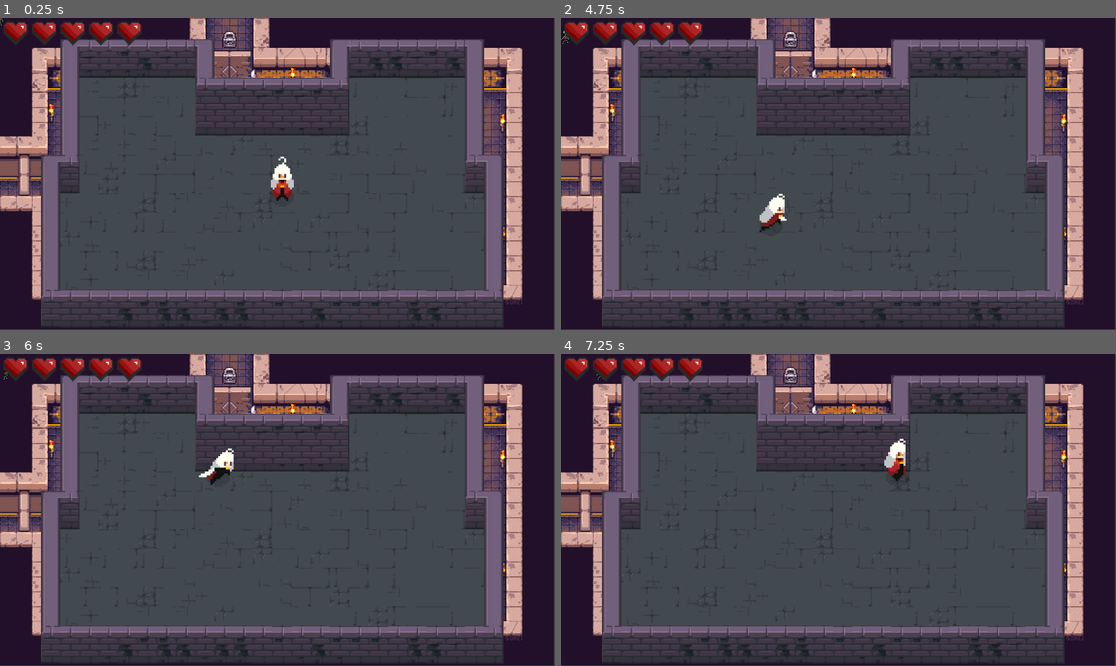
Above: before the commit, frames 1-4 (two rows, left to right).
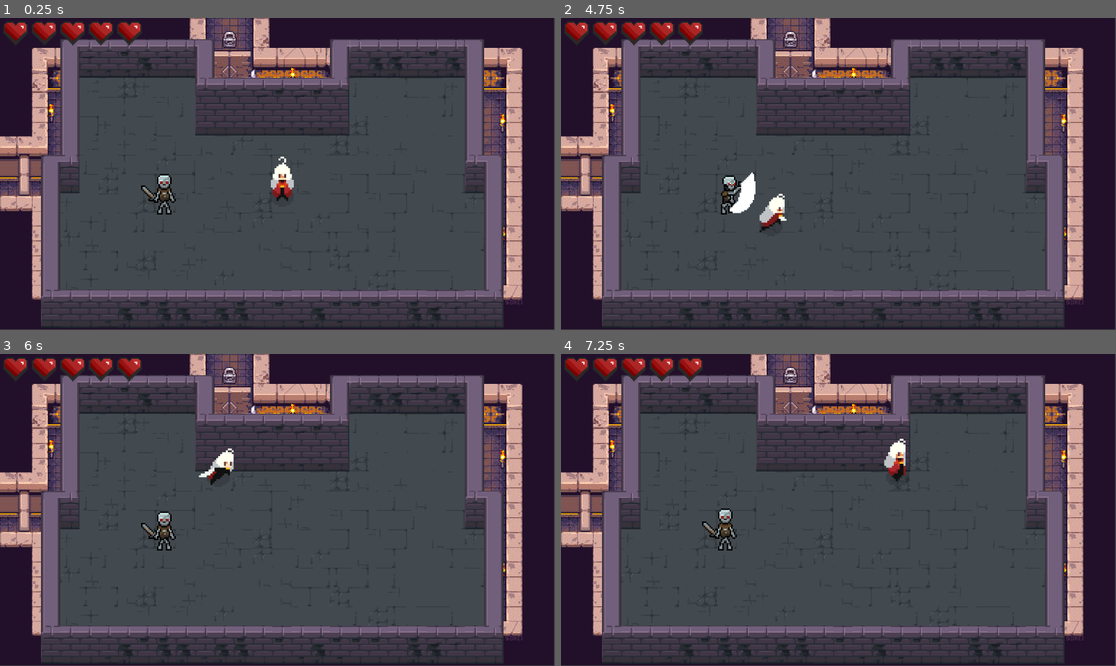
Above: after the commit, the same moments.

Repository: GuusOomen/Arcane-Dungeons-Trials-of-the-Elements
Game: Godot game, scene res://main.tscn
The game is run twice, just before and just after one commit, with the same random seed, the same clock (stepped at 60 frames per second) and the same inputs.
Inputs (mouse positions are in pixels of both pictures, inside the frame that each line leads up to):
- Up to frame 1 (0.25 s): no input
- Up to frame 2 (4.75 s): move the mouse to (810, 236) at 0.52 s; hold W (up) 0.53-2.03 s; tap Space (attack) at 0.6, 2.3, 2.85, 4.55 s; tap Ctrl (dash) at 0.8, 1.35, 3.05, 4.35 s; move the mouse to (1005, 220) at 1.27 s; tap Shift (roll) at 1.55, 2.1, 3.8 s; move the mouse to (672, 127) at 2.02 s; hold A (left) 2.03-3.53 s; move the mouse to (866, 174) at 2.77 s; move the mouse to (755, 96) at 3.52 s; hold S (down) 3.53-4.28 s; click (755, 96) at 3.6 s; move the mouse to (960, 158) at 4.27 s; hold D (right) from 4.28 s (still down)
- Up to frame 3 (6 s): move the mouse to (166, 525) at 5.02 s; release D (right) at 5.03 s; hold W (up) 5.03-5.78 s; tap Shift (roll) at 5.1 s; tap Ctrl (dash) at 5.3 s; move the mouse to (333, 441) at 5.77 s; hold D (right) from 5.78 s (still down); tap Space (attack) at 5.85 s
- Up to frame 4 (7.25 s): keep holding D (right); tap Shift (roll) at 6.05 s; move the mouse to (810, 572) at 6.52 s; tap Ctrl (dash) at 6.6 s; tap Space (attack) at 6.8 s

The runs differ from the first frame. In frame 1, 0.4% of the frame differs, in the area x 0-32%, y 0-64%; in frame 2, 0.6%, in the area x 0-36%, y 4-64%; in frame 3, 0.4%; in frame 4, 0.4%.

Commit message:
skeleton attacks when player gets in range

Diff:
--- a/Main_character.tscn
+++ b/Main_character.tscn
@@ -1329,7 +1329,7 @@
 radius = 5.0
 height = 20.0
 
-[node name="CharacterBody2D" type="CharacterBody2D"]
+[node name="CharacterBody2D" type="CharacterBody2D" groups=["player"]]
 motion_mode = 1
 script = ExtResource("1_neyl5")
 projectile_scene = ExtResource("2_30pio")
--- a/Skeleton.tscn
+++ b/Skeleton.tscn
@@ -1024,6 +1024,19 @@
 "speed": 10.0
 }]
 
+[sub_resource type="RectangleShape2D" id="RectangleShape2D_mvxap"]
+resource_local_to_scene = true
+size = Vector2(16, 10)
+
+[sub_resource type="RectangleShape2D" id="RectangleShape2D_4tmt0"]
+size = Vector2(16, 10)
+
+[sub_resource type="RectangleShape2D" id="RectangleShape2D_yy4wu"]
+size = Vector2(12, 30)
+
+[sub_resource type="RectangleShape2D" id="RectangleShape2D_awidb"]
+size = Vector2(12, 30)
+
 [node name="Skeleton" type="CharacterBody2D"]
 script = ExtResource("1_bwphp")
 
@@ -1035,3 +1048,42 @@
 sprite_frames = SubResource("SpriteFrames_wougq")
 animation = &"Front-Attack"
 autoplay = "Front-Idle"
+frame = 7
+frame_progress = 1.0
+
+[node name="Front-Detect" type="Area2D" parent="."]
+
+[node name="CollisionShape2D" type="CollisionShape2D" parent="Front-Detect"]
+position = Vector2(0, 22)
+shape = SubResource("RectangleShape2D_mvxap")
+
+[node name="Back-Detect" type="Area2D" parent="."]
+
+[node name="CollisionShape2D" type="CollisionShape2D" parent="Back-Detect"]
+position = Vector2(0, -18)
+shape = SubResource("RectangleShape2D_4tmt0")
+
+[node name="Right-Detect" type="Area2D" parent="."]
+
+[node name="CollisionShape2D" type="CollisionShape2D" parent="Right-Detect"]
+position = Vector2(14, 2)
+shape = SubResource("RectangleShape2D_yy4wu")
+
+[node name="Left-Detect" type="Area2D" parent="."]
+
+[node name="CollisionShape2D" type="CollisionShape2D" parent="Left-Detect"]
+position = Vector2(-14, 2)
+shape = SubResource("RectangleShape2D_awidb")
+
+[node name="AttackTimer" type="Timer" parent="."]
+wait_time = 0.875
+
+[connection signal="body_entered" from="Front-Detect" to="." method="_on_detect_body_entered" binds= ["Front"]]
+[connection signal="body_exited" from="Front-Detect" to="." method="_on_detect_body_exited" binds= ["Front"]]
+[connection signal="body_entered" from="Back-Detect" to="." method="_on_detect_body_entered" binds= ["Back"]]
+[connection signal="body_exited" from="Back-Detect" to="." method="_on_detect_body_exited" binds= ["Back"]]
+[connection signal="body_entered" from="Right-Detect" to="." method="_on_detect_body_entered" binds= ["Right"]]
+[connection signal="body_exited" from="Right-Detect" to="." method="_on_detect_body_exited" binds= ["Right"]]
+[connection signal="body_entered" from="Left-Detect" to="." method="_on_detect_body_entered" binds= ["Left"]]
+[connection signal="body_exited" from="Left-Detect" to="." method="_on_detect_body_exited" binds= ["Left"]]
+[connection signal="timeout" from="AttackTimer" to="." method="_on_attack_timer_timeout"]
--- a/main.tscn
+++ b/main.tscn
@@ -14,7 +14,8 @@
 offset_bottom = 647.0
 texture = ExtResource("1_1ifyt")
 
-[node name="CharacterBody2D" parent="." instance=ExtResource("2_pqbwu")]
+[node name="Player" parent="." instance=ExtResource("2_pqbwu")]
+unique_name_in_owner = true
 position = Vector2(586, 328)
 scale = Vector2(4, 4)
 
@@ -25,3 +26,5 @@
 [node name="HUD" parent="." instance=ExtResource("4_ybfnr")]
 
 [node name="Skeleton" parent="." instance=ExtResource("5_yorsj")]
+position = Vector2(341, 357)
+scale = Vector2(3, 3)
--- a/skeleton.gd
+++ b/skeleton.gd
@@ -7,62 +7,70 @@
 
 # Variables to track states
 var is_attacking = false
-var attack_timer = 0.0
+var attack_timeout = 0.0
 var current_direction = "Front"  # Track direction for animation ("Front", "Back", "Right", "Left")
-var attack_direction = ""  # Track direction for attack ("up", "down", "left", "right")
+var attack_direction = null
+var player_loc = []
 
 @onready var animation_player = $AnimatedSprite2D
-
-func get_input():
-	var input_direction = Input.get_vector("left", "right", "up", "down")
-	velocity = input_direction * SPEED
+@onready var attack_timer = $AttackTimer
+@onready var player = %Player
 
 func _physics_process(delta: float) -> void:
-	# Handle movement input in four directions
-	var input_vector = Vector2(
-		Input.get_action_strength("right") - Input.get_action_strength("left"),
-		Input.get_action_strength("down") - Input.get_action_strength("up")
-	).normalized()
+	## Determine the character's facing direction based on input
+	#if input_vector.x < 0 and !is_attacking:
+		#current_direction = "Left"
+	#elif input_vector.x > 0 and !is_attacking:
+		#current_direction = "Right"
+	#elif input_vector.y < 0 and !is_attacking:
+		#current_direction = "Back"
+	#elif input_vector.y > 0 and !is_attacking:
+		#current_direction = "Front"
+	if is_attacking:
+		#velocity = input_vector * 0
+		attack_timeout -= delta
 
-	# Determine the character's facing direction based on input
-	if input_vector.x < 0 and !is_attacking:
-		current_direction = "Left"
-	elif input_vector.x > 0 and !is_attacking:
-		current_direction = "Right"
-	elif input_vector.y < 0 and !is_attacking:
-		current_direction = "Back"
-	elif input_vector.y > 0 and !is_attacking:
-		current_direction = "Front"
-
-	if is_attacking:
-		velocity = input_vector * 0
-		attack_timer -= delta
-
-		if attack_timer <= 0:
+		if attack_timeout <= 0:
 			is_attacking = false
 	else:
-		# Default movement animation based on direction
-		if input_vector != Vector2.ZERO:
-			play_animation(current_direction + "-Walk")
-		else:
-			play_animation(current_direction + "-Idle")
+		play_animation(current_direction + "-Idle")
+		if !player_loc.is_empty():
+			perform_attack()
+		## Default movement animation based on direction
+		#if input_vector != Vector2.ZERO:
+			#play_animation(current_direction + "-Walk")
+		#else:
+			#play_animation(current_direction + "-Idle")
 
-		# Movement and attacks only available when not dashing, rolling, or attacking
-		velocity = input_vector * SPEED
+		## Movement and attacks only available when not attacking
+		#velocity = input_vector * SPEED
 
-		# Attack handling
-		if Input.is_action_just_pressed("attack"):
-			perform_attack()
-
-	move_and_slide()
+	#move_and_slide()
 
 func perform_attack() -> void:
 	# Set the attack animation based on the direction and range type
-	play_animation(current_direction + "-Attack")
-	attack_timer = ATTACK_DURATION
+	play_animation(player_loc[0] + "-Attack")
+	attack_timeout = ATTACK_DURATION
 	is_attacking = true
+	attack_timer.start()
+	attack_direction = player_loc[0]
 
 # Helper function to play animations
 func play_animation(anim_name: String) -> void:
 	if animation_player.animation != anim_name:
 		animation_player.play(anim_name)
+
+
+func _on_detect_body_entered(body: Node2D, direction: String) -> void:
+	if body.is_in_group("player") && !player_loc.has(direction):
+		player_loc.insert(0, direction)
+
+
+func _on_detect_body_exited(body: Node2D, direction: String) -> void:
+	if player_loc.has(direction):
+		player_loc.remove_at(player_loc.find(direction))
+
+
+func _on_attack_timer_timeout() -> void:
+	if player_loc.has(attack_direction):
+		player.take_damage()
Not shown: 1 places in Main_character.tscn that only renumber resources
Not shown: 1 places in Skeleton.tscn that only renumber resources
Not shown: 1 places in main.tscn that only renumber resources
